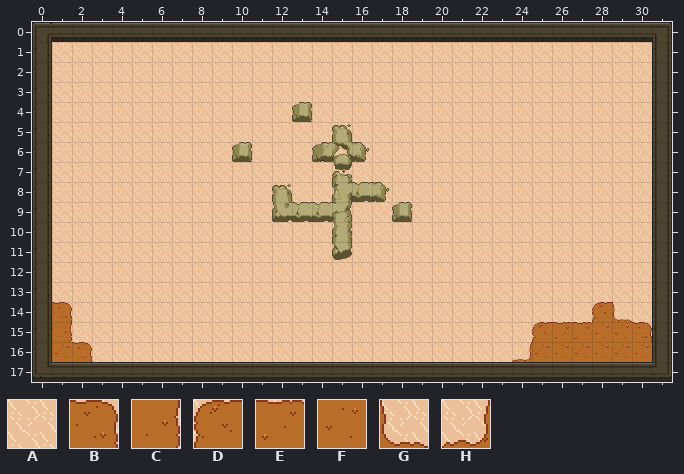
Two states of a Tiled map, maps/map1.tmx. That is the earlier state.
Cells are 24x24 px. Shown: x 0..31, y 0..17.
Key: from "map_prêt_faite": A 558, B 777, C 821, D 831, E 832, F 865, G 869, H 874.
_ is an empty cell, # one hidden under a higher layer.
Layers that did not change in this view are not listed.
Layer "background" before, first column x 0:
 0 ################################
 1 #AAAAAAAAAAAAAAAAAAAAAAAAAAAAAA#
 2 #AAAAAAAAAAAAAAAAAAAAAAAAAAAAAA#
 3 #AAAAAAAAAAAAAAAAAAAAAAAAAAAAAA#
 4 #AAAAAAAAAAAA#AAAAAAAAAAAAAAAAA#
 5 #AAAAAAAAAAAAAA#AAAAAAAAAAAAAAA#
 6 #AAAAAAAAA#AAA###AAAAAAAAAAAAAA#
 7 #AAAAAAAAAAAAAA#AAAAAAAAAAAAAAA#
 8 #AAAAAAAAAAA#AA###AAAAAAAAAAAAA#
 9 #AAAAAAAAAAA####AA#AAAAAAAAAAAA#
10 #AAAAAAAAAAAAAA#AAAAAAAAAAAAAAA#
11 #AAAAAAAAAAAAAA#AAAAAAAAAAAAAAA#
12 #AAAAAAAAAAAAAAAAAAAAAAAAAAAAAA#
13 #AAAAAAAAAAAAAAAAAAAAAAAAAAAAAA#
14 #BAAAAAAAAAAAAAAAAAAAAAAAAAADGA#
15 #CAAAAAAAAAAAAAAAAAAAAAAADEEFFB#
16 #FBAAAAAAAAAAAAAAAAAAAAAHFFFFFF#
17 ################################
And afterwards:
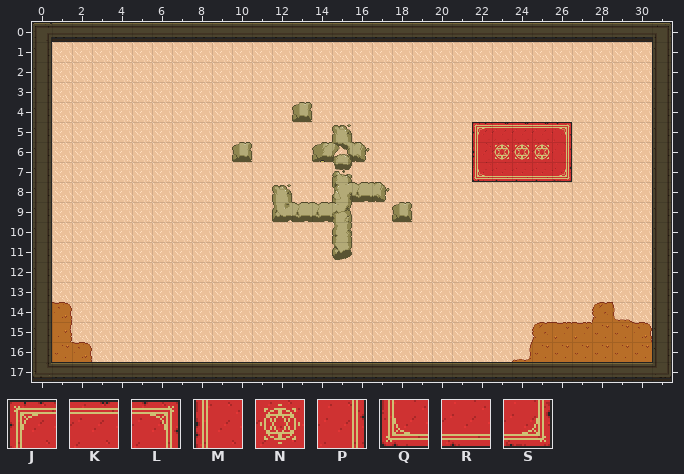
Further tiles: from "map_prêt_faite": J 623, K 624, L 625, M 667, N 668, P 669, Q 711, R 712, S 713.
Diff:
{"where": "layer \"background\""}
{"y":5,"x":22,"old":"AAAAA","new":"JKKKL"}
{"y":6,"x":22,"old":"AAAAA","new":"MNNNP"}
{"y":7,"x":22,"old":"AAAAA","new":"QRRRS"}
{"label":"changed","picture_box":[472,122,572,182]}
